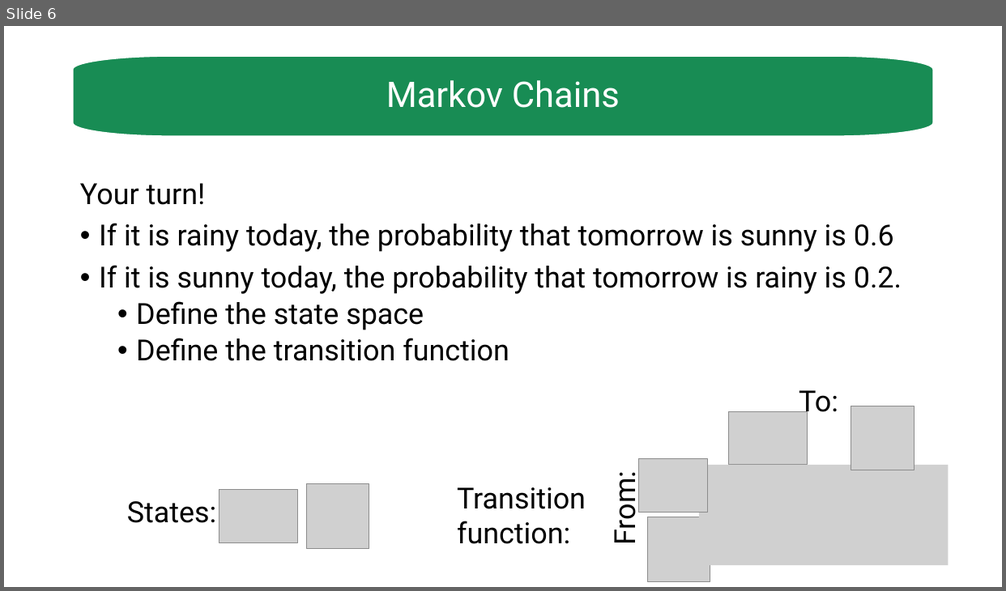
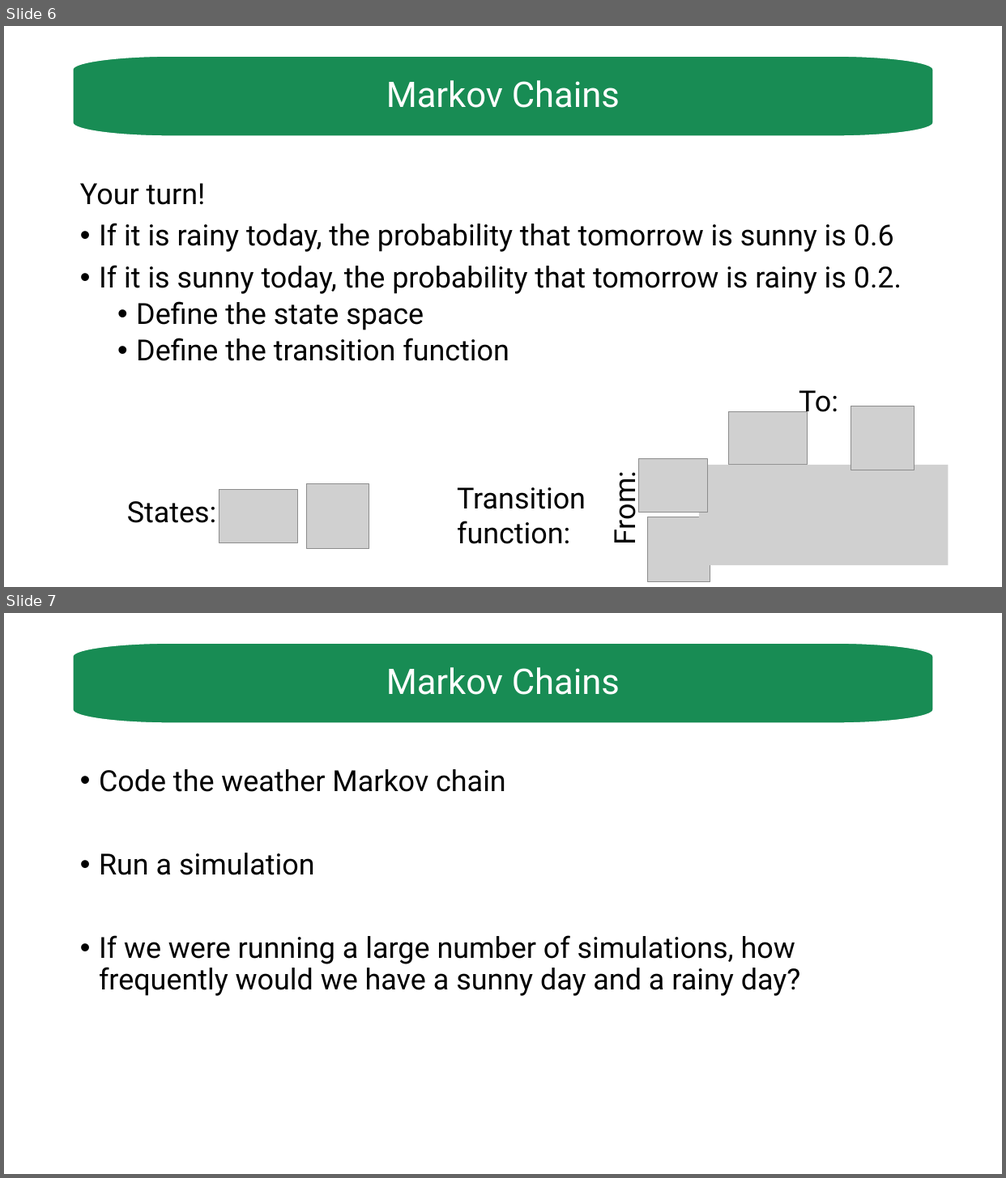
Before and after one commit to luzvpascal/MDPworkshop, a slide deck: slides/tutorial.pptx. Shown one above the other, each under a label of ours: slide 6 before the commit, slides 6 and 7 after it. The pictures are 1006x591 and 1006x1178 pixels, drawn with LibreOffice and Linux fonts; fonts in the diff are those of the drawing; grey boxes stand for pictures. Boxes give left, top, right and bottom in pixels: in the first picture for what was removed or moved away, otherwise in the second. Text is boxed around its words. In the diff, an @@ line names an element or a change of style, - is before the commit and + after.

```diff
--- a/slides/tutorial.pptx
+++ b/slides/tutorial.pptx
@@ slide 7 added at bbox=[4, 613, 1002, 1174], background #FFFFFF @@
@@ freeform shape added at bbox=[73, 643, 934, 724], fill #188C54, outline #FFFFFF 1.5 pt, 34 pt, text #FFFFFF @@
+Markov Chains
@@ text added at bbox=[99, 769, 800, 996], 28 pt, text #000000 @@
+• Code the weather Markov chain
+• Run a simulation
+• If we were running a large number of simulations, how frequently would we have a sunny day and a rainy day?
```
Also in this commit, not shown: 3 other slides added, 1 other file.
